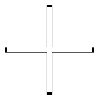
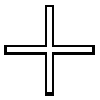
Before/after of a 100×100 layered artwork. What changed in the layer stack:
added layer "Shape 1 copy 5" above "Shape 1 copy 2" over box(4, 5, 95, 96)
